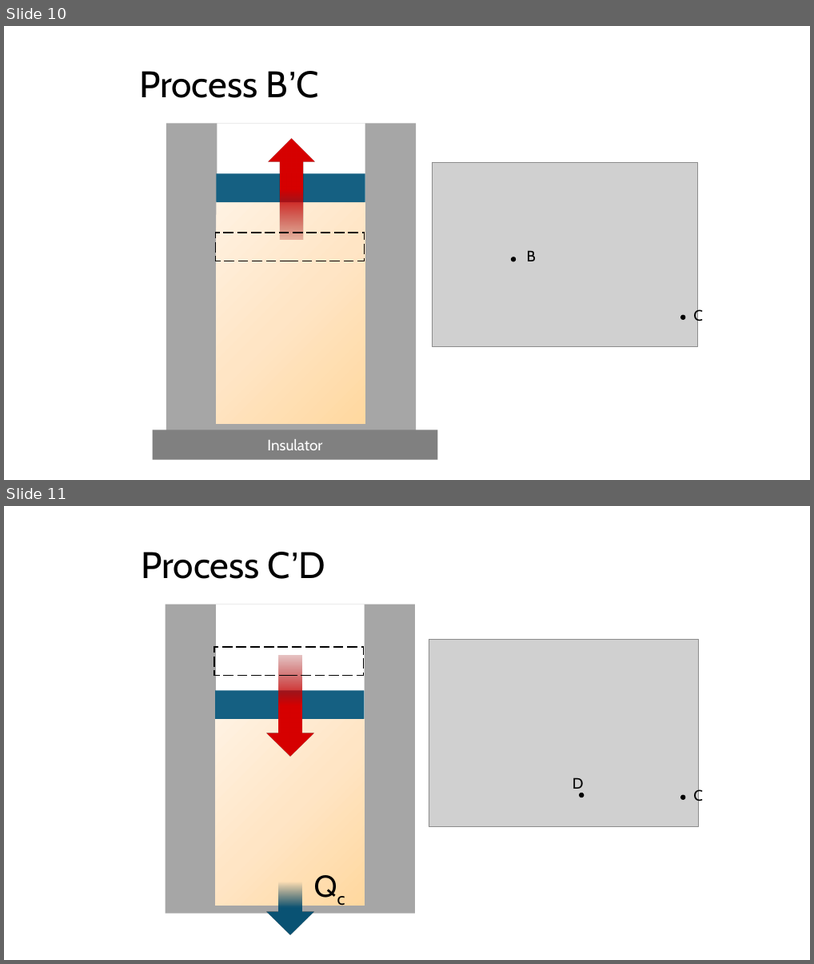
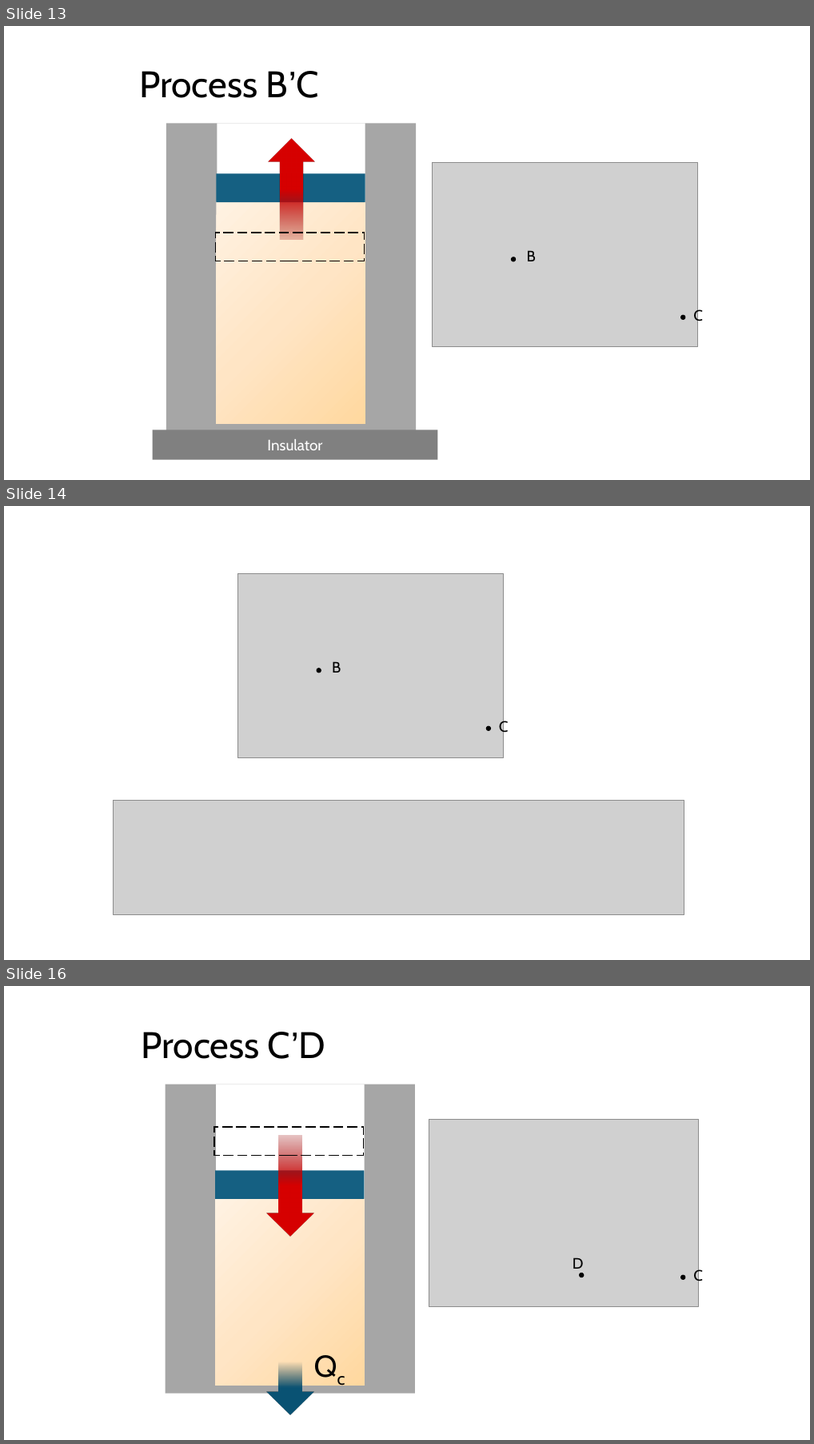
Before and after one commit to rtlines/Introductory-Physics-II, a slide deck: Lecture_Slides/PH 123 Lecture 38.pptx. Shown one above the other, each under a label of ours: slides 10 and 11 before the commit, slides 13, 14 and 16 after it; the slides between them are not shown. The pictures are 814x964 and 814x1444 pixels, drawn with LibreOffice and Linux fonts; fonts in the diff are those of the drawing; grey boxes stand for pictures. Boxes give left, top, right and bottom in pixels: in the first picture for what was removed or moved away, otherwise in the second. Text is boxed around its words. In the diff, an @@ line names an element or a change of style, - is before the commit and + after.

```diff
--- a/Lecture_Slides/PH 123 Lecture 38.pptx
+++ b/Lecture_Slides/PH 123 Lecture 38.pptx
@@ slide 14 added at (4, 506, 810, 960), background #FFFFFF @@
@@ picture added at (238, 574, 504, 758) @@
@@ ellipse added at (317, 668, 322, 672), fill #000000 @@
@@ text added at (332, 661, 341, 672), 18 pt, text #000000 @@
+B
@@ text added at (499, 719, 509, 736), 18 pt, text #000000 @@
+C
@@ ellipse added at (486, 725, 491, 731), fill #000000 @@
@@ picture added at (114, 800, 685, 914) @@
@@ what was slide 10 is now slide 13 @@
@@ what was slide 11 is now slide 16 @@
```
Also in this commit, not shown: 1 slide changed, 10 other slides added, 1 slide removed, 5 other files.
